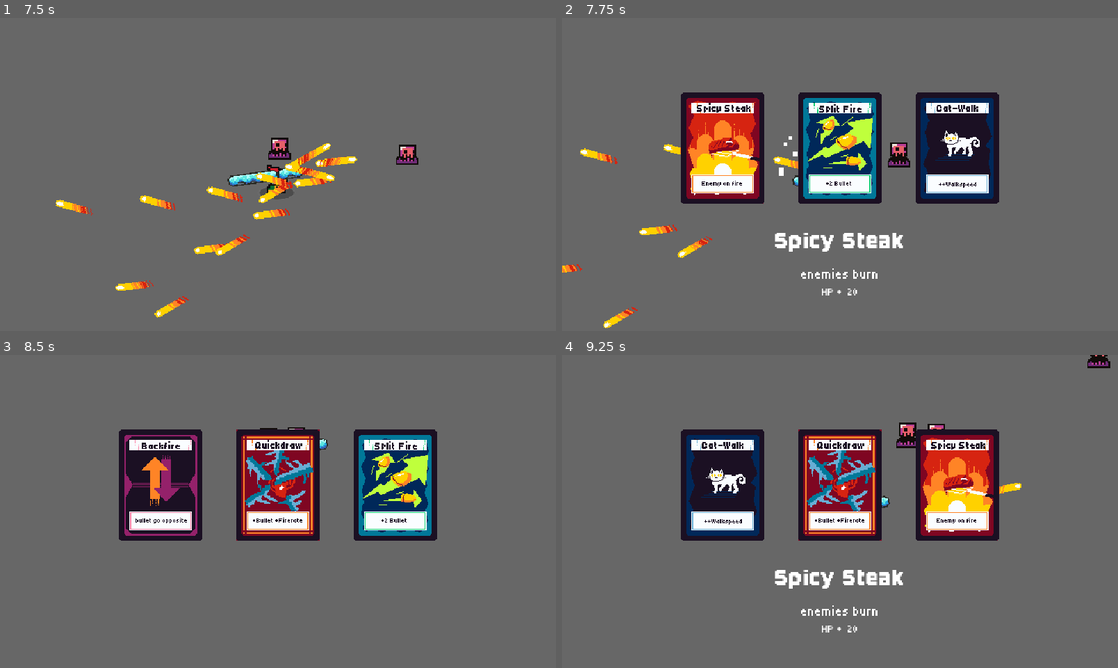
Above: before the commit, frames 1-4 (two rows, left to right).
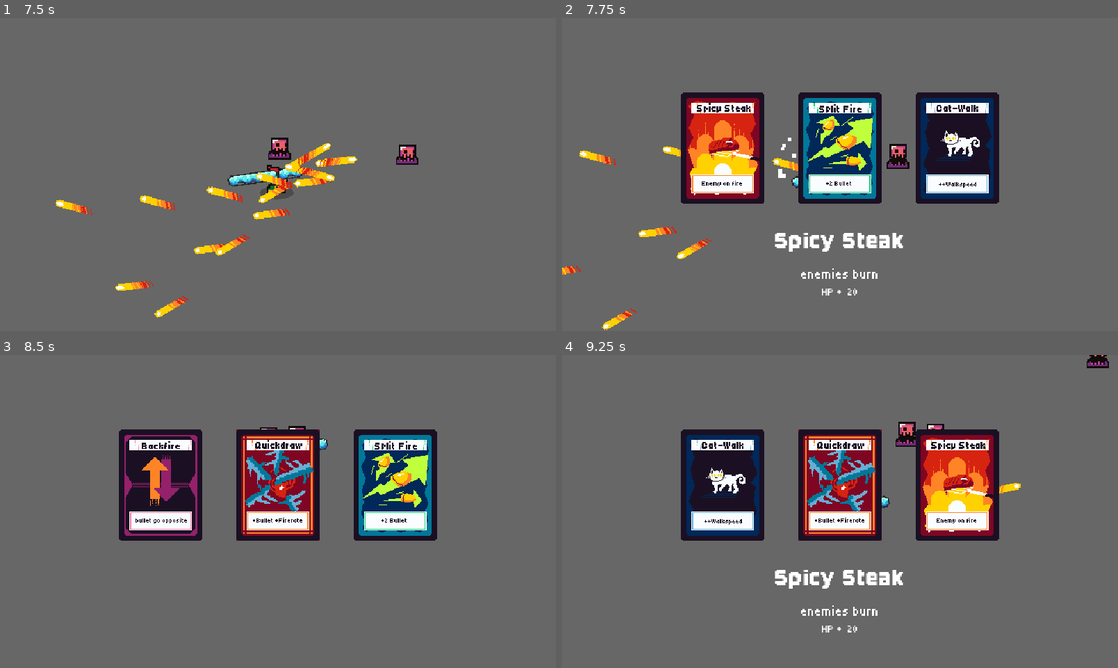
Above: after the commit, the same moments.

Repository: LicoRyte/PSCP--NoIWasTheJudge
Game: Godot game, scene res://Scene/guide_test_pc.tscn
Two runs of this game, one before a commit and one after it. Both use one fixed random seed, a clock stepped at 60 frames per second and the inputs below.
Inputs (mouse positions are in pixels of both pictures, inside the frame that each line leads up to):
- Up to frame 1 (7.5 s): move the mouse to (400, 158) at 0.52 s; hold D (Right) 0.53-1.28 s; tap P (DevTest) at 0.6, 1.35, 2.3, 3.05, 3.8, 4.55, 5.1, 5.85, 6.8 s; click (400, 158) at 0.67 s; move the mouse to (166, 190) at 1.27 s; hold S (Down) 1.28-2.03 s; move the mouse to (161, 149) at 2.02 s; press the mouse at (161, 149) at 2.03 s; hold D (Right) 2.03-2.78 s; move the mouse to (278, 149) at 2.77 s; release the mouse at (278, 149) at 2.78 s; hold W (Up) 2.78-3.53 s; tap R (Relode) at 2.85, 7.35 s; click (278, 149) at 2.92 s; move the mouse to (161, 149) at 3.52 s; hold A (Left) 3.53-5.03 s; tap Space (Space) at 3.6 s; click (161, 149) at 3.67 s; tap J (spawn_mob) at 4.35 s; click (161, 149) at 4.42 s; hold S (Down) 5.03-5.78 s; click (161, 149) at 5.17 s; move the mouse to (194, 96) at 5.77 s; hold D (Right) 5.78-6.53 s; move the mouse to (400, 158) at 6.52 s; press the mouse at (400, 158) at 6.53 s; hold W (Up) 6.53-7.28 s; move the mouse to (166, 190) at 7.27 s; release the mouse at (166, 190) at 7.28 s; hold D (Right) from 7.28 s (still down); click (166, 190) at 7.42 s
- Up to frame 2 (7.75 s): keep holding D (Right); tap P (DevTest) at 7.55 s
- Up to frame 3 (8.5 s): move the mouse to (333, 442) at 8.02 s; release D (Right) at 8.03 s; hold S (Down) from 8.03 s (still down); tap Space (Space) at 8.1 s; tap P (DevTest) at 8.3 s
- Up to frame 4 (9.25 s): move the mouse to (956, 486) at 8.77 s; release S (Down) at 8.78 s; hold A (Left) from 8.78 s (still down); tap J (spawn_mob) at 8.85 s; click (956, 486) at 8.92 s; tap P (DevTest) at 9.05 s

Frame 1 is identical in both runs. In frame 2, 0.9% of the frame differs, in the area x 0-63%, y 37-100%; in frame 3, less than 0.1%; in frame 4, 0.2%.

Commit message:
Chotibot Implemented

Diff:
--- a/Scene/Jeen_test_sceme.tscn
+++ b/Scene/Jeen_test_sceme.tscn
@@ -1,7 +1,12 @@
-[gd_scene load_steps=2 format=3 uid="uid://dvr84a0ucs0qc"]
+[gd_scene load_steps=3 format=3 uid="uid://dvr84a0ucs0qc"]
 
+[ext_resource type="PackedScene" uid="uid://ub8xljt2csls" path="res://Scene/boss_chotibot.tscn" id="1_ofhem"]
 [ext_resource type="PackedScene" uid="uid://cy62k0nefobxq" path="res://Scene/Player.tscn" id="1_sdf0p"]
 
 [node name="Node2D" type="Node2D"]
 
+[node name="Chotibot" parent="." instance=ExtResource("1_ofhem")]
+position = Vector2(-119, 157)
+max_health = 2025.0
+
 [node name="Player" parent="." instance=ExtResource("1_sdf0p")]
--- a/Scene/boss_chotibot.tscn
+++ b/Scene/boss_chotibot.tscn
@@ -1,6 +1,11 @@
-[gd_scene load_steps=2 format=3 uid="uid://ub8xljt2csls"]
+[gd_scene load_steps=3 format=3 uid="uid://ub8xljt2csls"]
 
 [ext_resource type="Script" uid="uid://cpmnl0go8yold" path="res://Scripts/Boss/Chotibot.gd" id="1_i6xj8"]
 
-[node name="Chotibot" type="Node2D"]
+[sub_resource type="RectangleShape2D" id="RectangleShape2D_i6xj8"]
+
+[node name="Chotibot" type="CharacterBody2D"]
 script = ExtResource("1_i6xj8")
+
+[node name="CollisionShape2D" type="CollisionShape2D" parent="."]
+shape = SubResource("RectangleShape2D_i6xj8")
--- a/Scripts/Boss/Chotibot.gd
+++ b/Scripts/Boss/Chotibot.gd
@@ -1,11 +1,13 @@
-extends Boss
+extends Entity
 class_name Chotibot
 
 enum BossStage {
 	IDLE,
 	BULLET,
-	SPAWN
+	BEAM,
+	STATIC
 }
+var current_state = BossStage.BEAM
 
 var attack_scene = {
 	"BEAM" : preload("res://Scripts/Boss/beam.tscn"),
@@ -13,27 +15,66 @@
 	"STATIC" : preload("res://Scripts/Boss/static.tscn")
 }
 
-@export var bullet_stage_time = 5
-@export var spawn_stage_time = 5
 
 var current_bullet_time = 0.0
 var current_stage_time = 0.0
 
-@export var current_state : BossStage = BossStage.IDLE
+var beam_cooldown = 0.6
+var max_beam_count = 4
+var current_beam = 0
+var current_beam_timer = 0.0
 
-func while_alive(delta: float):
+var static_cooldown = 1.4
+var max_static_count = 5
+var current_static = 0
+var current_static_timer = 0.0
+
+var PSCP_cooldown = 0.45
+var max_PSCP_count = 7
+var current_PSCP = 0
+var current_PSCP_timer = 0.0
+
+func _process(delta: float) -> void:
+	if Input.is_action_just_pressed("DevTest"):
+		to(BossStage.BEAM)
 	match current_state:
-		BossStage.IDLE:
-			pass
+
+		BossStage.BEAM:
+			current_beam_timer += delta
+			if current_beam_timer > beam_cooldown:
+				current_beam += 1
+				var attack = attack_scene["BEAM"].instantiate()
+				add_child(attack)
+				attack.global_position = Vector2(0, randf_range(0,360))
+				current_beam_timer = 0.0
+			if current_beam >= max_beam_count:
+				current_beam = 0
+				current_beam_timer = 0.0
+				to(BossStage.STATIC)
+		BossStage.STATIC:
+			current_static_timer += delta
+			if current_static_timer > static_cooldown:
+				current_static += 1
+				var attack = attack_scene["STATIC"].instantiate()
+				add_child(attack)
+				attack.global_position = Vector2(0, 0)
+				current_static_timer = 0.0
+			if current_static >= max_static_count:
+				current_static = 0
+				current_static_timer = 0.0
+				to(BossStage.BULLET)
 		BossStage.BULLET:
-			current_bullet_time += delta
-			pass
-		BossStage.SPAWN:
-			current_stage_time += delta
-			pass
+			current_PSCP_timer += delta
+			if current_PSCP_timer > PSCP_cooldown:
+				current_PSCP += 1
+				var attack = attack_scene["PSCP"].instantiate()
+				add_child(attack)
+				attack.global_position = Vector2(0, randf_range(0,360))
+				current_PSCP_timer = 0.0
+			if current_PSCP >= max_PSCP_count:
+				current_PSCP = 0
+				current_PSCP_timer = 0.0
+				to(BossStage.BEAM)
 
-
-func change_state(new_state : BossStage):
-	if new_state == current_state:
-		return
+func to(new_state : BossStage):
 	current_state = new_state
--- a/Scripts/Boss/beam.gd
+++ b/Scripts/Boss/beam.gd
@@ -4,12 +4,14 @@
 @onready var hitbox: Area2D = $Area2D
 @onready var beam: Sprite2D = $Sprite2D
 
-@export var delay_before_attack: float = 1.25
+@export var delay_before_attack: float = 1.5
 @export var fade_time: float = 0.5
-@export var beam_damage: float = 10.0
+@export var beam_damage: float = 30
 
 var state = "charge"
 var timer = 0.0
+
+var does_sound = false
 
 func _ready():
 	timer = delay_before_attack
@@ -27,11 +29,14 @@
 				beam.scale.y = 1.0
 				state = "attack"
 		"attack":
+			if not does_sound:
+				GlobalAudio.fx("beam")
+				does_sound = true
 			hitbox.monitoring = true
 			for i in hitbox.get_overlapping_bodies():
 				if i.has_meta("damaged"):
 					continue
-				if i == Player:
+				if i is Player:
 					i.set_meta("damaged", true)
 					Damage.deal_damage(beam_damage, i)
 			var tween = create_tween()
--- a/Scripts/Boss/beam.tscn
+++ b/Scripts/Boss/beam.tscn
@@ -24,3 +24,5 @@
 [node name="CollisionShape2D" type="CollisionShape2D" parent="Area2D"]
 position = Vector2(642, 0)
 shape = SubResource("RectangleShape2D_n4fuu")
+
+[connection signal="body_entered" from="Area2D" to="." method="_on_area_2d_body_entered"]
--- a/Scripts/Boss/pscp.gd
+++ b/Scripts/Boss/pscp.gd
@@ -3,6 +3,7 @@
 
 
 var custom_text = {
+	0 : "INFINITE RECURSION!!!!",
 	1 : "YOU AND I LOVE PSCP!!!",
 	2 : "JUST SOLVE 125 PROBLEMS",
 	3 : "print(\"HELLO WORLD\")",
@@ -18,12 +19,14 @@
 	13 : "DON'T FORGET PAIR PROGRAMMING!"
 }
 @onready var hitbox: CollisionShape2D = $Area2D/CollisionShape2D
+var does_sound = false
 
-@export var base_bullet_speed = 300.0
+@export var base_bullet_speed = 150.0
 @export var damage = 15
 var time_until_delete  = 15.0
 
 func _ready() -> void:
+	GlobalAudio.fx("spear")
 	bullet_label.text = custom_text[randi() % custom_text.size()]
 	await get_tree().process_frame
 	hitbox.shape.size = bullet_label.size
@@ -32,6 +35,8 @@
 
 # Called every frame. 'delta' is the elapsed time since the previous frame.
 func _process(delta: float) -> void:
+	base_bullet_speed += delta * 200
+	base_bullet_speed = clamp(base_bullet_speed,0,300)
 	position += transform.x * base_bullet_speed * delta * 1.5
 	time_until_delete -= delta
 	if time_until_delete <= 0:
--- a/Scripts/Boss/static.gd
+++ b/Scripts/Boss/static.gd
@@ -27,5 +27,6 @@
 		queue_free()
 func _on_area_2d_body_entered(body: Node2D) -> void:
 	if body is Player:
-		if body.velocity.x.length() > 0.1:
+		print(body.velocity.x)
+		if abs(body.velocity.x) > 1:
 			Damage.deal_damage(damage, body)
--- a/Scripts/Player State/player.gd
+++ b/Scripts/Player State/player.gd
@@ -80,3 +80,9 @@
 
 func camera_shake():
 	CamCom.apply_shake(player_cam,3,5)
+
+func recieve_damage(amount: float, target: Entity, source : Node = null) -> void:
+	super(amount, target, source)
+	CamCom.play_effect("fracture", target.global_position)
+	camera_shake()
+	GlobalAudio.fx("damage")
--- a/Scripts/enemy/enemy.gd
+++ b/Scripts/enemy/enemy.gd
@@ -28,4 +28,3 @@
 func _on_deal_damage(amount: float, receiver: Node2D, _source: Node) -> void:
 	if receiver == self:
 		CamCom.play_effect("fracture", receiver.global_position)
-		print_debug(current_health)
--- a/Service/GlobalAudio.gd
+++ b/Service/GlobalAudio.gd
@@ -8,8 +8,9 @@
 	"test" : "put an audio files here",
 	"damage" : preload("uid://cp7eslbjgjbnc"),
 	"shoot": preload("uid://dnb2cwhwvqvnl"),
-	"killed" : preload("uid://c0jrj35iwfb5s")
-
+	"killed" : preload("uid://c0jrj35iwfb5s"),
+	"beam" : preload("uid://ux5cda518ijw"),
+	"spear" : preload("uid://dn1s45xyt4o8e")
 }
 
 var music = {
Not shown, added: Old_asset/sounds/snd_scytheburst.wav.import
Not shown, added: Old_asset/sounds/snd_spearrise.wav.import
Not shown, added: Old_asset/sounds/snd_scytheburst.wav
Not shown, added: Old_asset/sounds/snd_spearrise.wav
